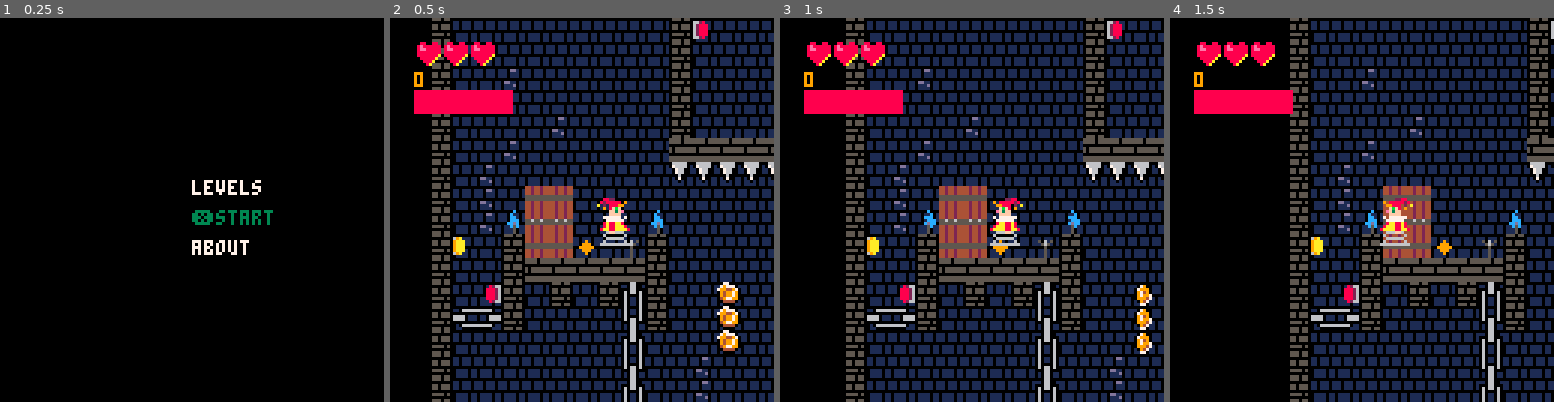
Above: before the commit, frames 1-4 (left to right).
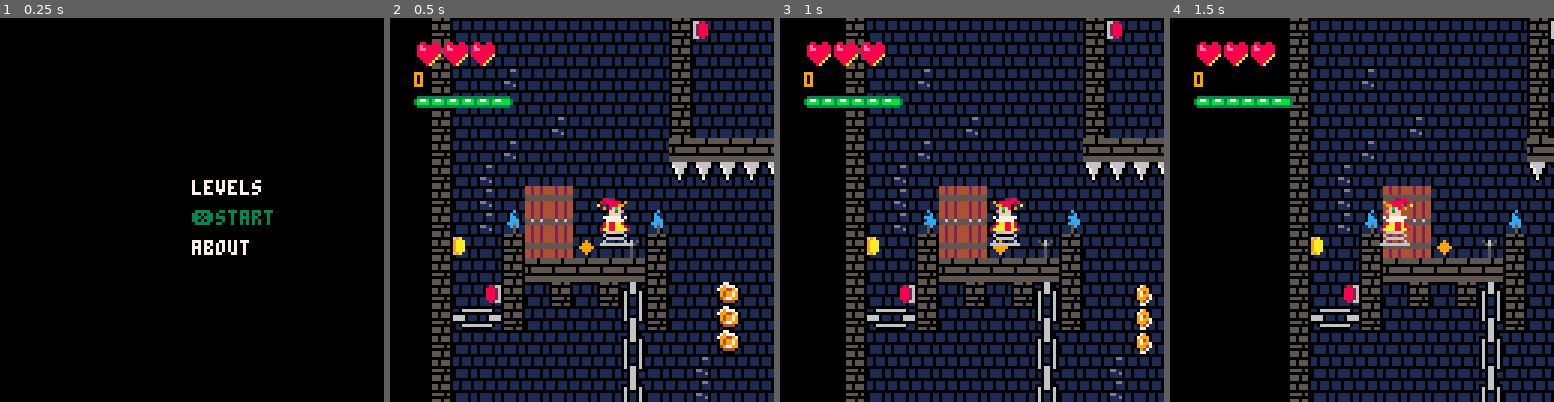
Above: after the commit, the same moments.

Repository: scorp66/pico
Game: PICO-8 cartridge m_low_g.p8
Two runs of this game, one before a commit and one after it. Both use one fixed random seed, a clock stepped at 60 frames per second and the inputs below.
Inputs:
- Up to frame 1 (0.25 s): no input
- Up to frame 2 (0.5 s): tap X (X key) at 0.33 s
- Up to frame 3 (1 s): no input
- Up to frame 4 (1.5 s): tap X (X key) at 1.07 s

Frame 1 is identical in both runs. In frame 2, 1.6% of the frame differs, in the area x 6-33%, y 18-25%; in frame 3, 1.6%; in frame 4, 1.6%.

Commit message:
+add icon dashLimit in new level

Diff:
--- a/m_low_g.p8
+++ b/m_low_g.p8
@@ -1478,14 +1478,14 @@
 00000666666000000000600000060000000006ff6660000000009777777700000000000000000000000000000000000004977990074999010107701100999471
 0000600000060000000006666660000000006000000600000008aa88aaaa80000000000000000000000000000000000000444401010490110177701101094711
 000666666666600000066666666660000006666666666000000666ff666660000000000000000000000000000000000001000011011000110110001101177011
-88888888000000009999999900000000000000000000000000000000000000000000000000000000000000000000000000000000000000000000000006060606
-88888888000000009999999900000000000000000000000000000000000000000000000000000000000000000000000000000000000000000000000006060606
-88888888000000009999999900000000000000000000000000000000000000000000000000000000000000000000000000000000000000000000000006060606
-88888888000000009999999900000000000000000000000000000000000000000000000000000000000000000000000000000000000000000000000006060606
-88888888000000009999999900000000000000000000000000000000000000000000000000000000000000000000000000000000000000000000000006060606
-88888888000000009999999900000000000000000000000000000000000000000000000000000000000000000000000000000000000000000000000006060606
-88888888000000009999999900000000000000000000000000000000000000000000000000000000000000000000000000000000000000000000000066060666
-88888888000000009999999900000000000000000000000000000000000000000000000000000000000000000000000000000000000000000000000066666666
+00000000000000009999999900000000000000000000000000000000000000000000000000000000000000000000000000000000000000000000000006060606
+00000000000000009999999900000000000000000000000000000000000000000000000000000000000000000000000000000000000000000000000006060606
+03333330000000009999999900000000000000000000000000000000000000000000000000000000000000000000000000000000000000000000000006060606
+3b77bbb3000000009999999900000000000000000000000000000000000000000000000000000000000000000000000000000000000000000000000006060606
+3bbbbbb3000000009999999900000000000000000000000000000000000000000000000000000000000000000000000000000000000000000000000006060606
+03333330000000009999999900000000000000000000000000000000000000000000000000000000000000000000000000000000000000000000000006060606
+00000000000000009999999900000000000000000000000000000000000000000000000000000000000000000000000000000000000000000000000066060666
+00000000000000009999999900000000000000000000000000000000000000000000000000000000000000000000000000000000000000000000000066666666
 000808000808008000800800000000000000000000000000000000000000000000900900000000000000000000000000000000000000000000000000dddddddd
 008080080080088080080008000000000000000000050500000000000000000009999990000000000090090000000000000000000000000000000000dddddddd
 0808088008808088080088800000000000000000005656600055000000000000009009000000000000000000000b0000000000000000000000000000dddddddd
--- a/m_low_g_hard_edition.p8
+++ b/m_low_g_hard_edition.p8
@@ -1478,14 +1478,14 @@
 00000666666000000000600000060000000006ff6660000000009777777700000000000000000000000000000000000004977990074999010107701100999471
 0000600000060000000006666660000000006000000600000008aa88aaaa80000000000000000000000000000000000000444401010490110177701101094711
 000666666666600000066666666660000006666666666000000666ff666660000000000000000000000000000000000001000011011000110110001101177011
-88888888000000009999999900000000000000000000000000000000000000000000000000000000000000000000000000000000000000000000000006060606
-88888888000000009999999900000000000000000000000000000000000000000000000000000000000000000000000000000000000000000000000006060606
-88888888000000009999999900000000000000000000000000000000000000000000000000000000000000000000000000000000000000000000000006060606
-88888888000000009999999900000000000000000000000000000000000000000000000000000000000000000000000000000000000000000000000006060606
-88888888000000009999999900000000000000000000000000000000000000000000000000000000000000000000000000000000000000000000000006060606
-88888888000000009999999900000000000000000000000000000000000000000000000000000000000000000000000000000000000000000000000006060606
-88888888000000009999999900000000000000000000000000000000000000000000000000000000000000000000000000000000000000000000000066060666
-88888888000000009999999900000000000000000000000000000000000000000000000000000000000000000000000000000000000000000000000066666666
+00000000000000009999999900000000000000000000000000000000000000000000000000000000000000000000000000000000000000000000000006060606
+00000000000000009999999900000000000000000000000000000000000000000000000000000000000000000000000000000000000000000000000006060606
+03333330000000009999999900000000000000000000000000000000000000000000000000000000000000000000000000000000000000000000000006060606
+3b77bbb3000000009999999900000000000000000000000000000000000000000000000000000000000000000000000000000000000000000000000006060606
+3bbbbbb3000000009999999900000000000000000000000000000000000000000000000000000000000000000000000000000000000000000000000006060606
+03333330000000009999999900000000000000000000000000000000000000000000000000000000000000000000000000000000000000000000000006060606
+00000000000000009999999900000000000000000000000000000000000000000000000000000000000000000000000000000000000000000000000066060666
+00000000000000009999999900000000000000000000000000000000000000000000000000000000000000000000000000000000000000000000000066666666
 000808000808008000800800000000000000000000000000000000000000000000900900000000000000000000000000000000000000000000000000dddddddd
 008080080080088080080008000000000000000000050500000000000000000009999990000000000090090000000000000000000000000000000000dddddddd
 0808088008808088080088800000000000000000005656600055000000000000009009000000000000000000000b0000000000000000000000000000dddddddd
